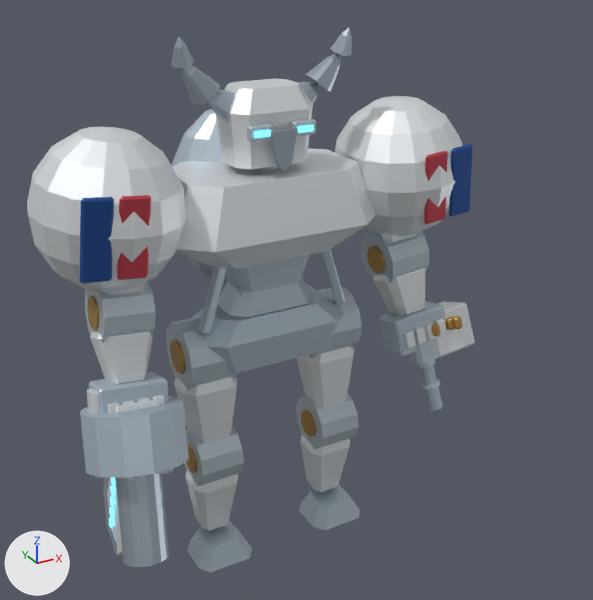
The Blender file out/mech_reference/t01/t01.blend as it was, and as the next commit left it.
One viewpoint serves both versions: a camera (50 mm lens) standing at (-3.9, -7.85, 7.0) and looking at (0.31, -0.19, 3.17). The axes (+X, +Y, +Z) are drawn at lower left. The lights are the same throughout. The first picture is the older version. Both versions are drawn at frame 31 of the action 't01:light:elbow_l'; the numbers are the values there.

The first picture shows 'Giant white ball shoulder', 'Giant white ball shoulder.001', 'Helmet shell', 'Independent flexible lumbar waist', 'Mechanical joint collar.001', 'Pelvic armored saddle', 'Revolver axe cannon bore', 'Right revolver six chamber drum', 'Russian blue shoulder band', 'Single anatomical limb shell.004', 'Single anatomical limb shell.006', 'Thoracic armor shell' and 59 more.
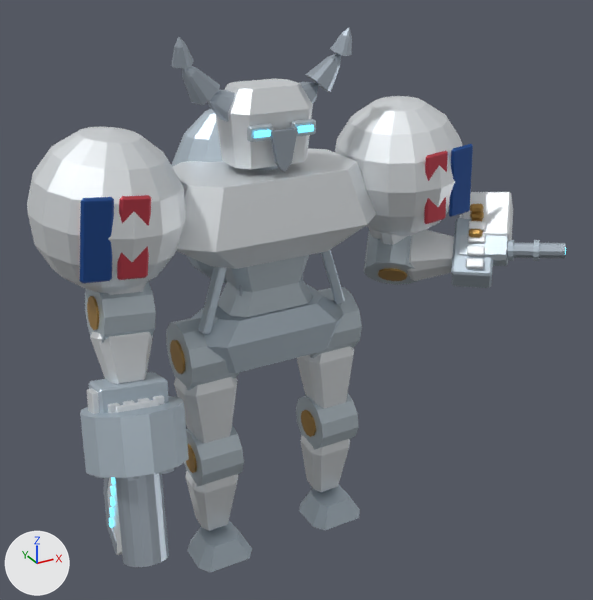
ob_elbow_l is not drawn itself; it is the parent of ob_wrist_l, ob_exposed_load_bearing_piston_003, ob_single_anatomical_limb_shell_003, ob_mechanical_joint_collar_003, ob_joint_axle_cap_003.

Patch to the scene script:
```diff
--- a/out/mech_reference/t01/t01.blend.py
+++ b/out/mech_reference/t01/t01.blend.py
@@ ob_elbow_l @@
 ob_elbow_l.location = (0.0, -0.1, -0.95)
-ob_elbow_l.rotation_euler = (-0.3, 0.0, 0.0)  # degrees (-17, 0, 0)
+ob_elbow_l.rotation_euler = (-1.576, -0.699, 0.833)  # degrees (-90, -40, 48)
```

Pixel boxes [x1, y1, x2, y2] of what changed, in the pictures (593 x 600 px):
'Single anatomical limb shell.003', turned
    before: [373, 268, 425, 316]
    after: [407, 229, 454, 281]
'Armored palm.001', turned
    before: [379, 301, 446, 357]
    after: [451, 218, 493, 288]
'Mechanical joint collar.003', turned
    before: [361, 231, 429, 283]
    after: [364, 230, 419, 285]
'Left belt feed ammunition box', turned
    before: [435, 301, 475, 357]
    after: [462, 192, 513, 240]
'Light weapon receiver', turned
    before: [409, 316, 439, 364]
    after: [459, 235, 508, 266]
'Light weapon open bore', turned
    before: [419, 365, 443, 410]
    after: [507, 243, 565, 259]
'Joint axle cap.003', turned
    before: [367, 246, 385, 274]
    after: [378, 268, 407, 281]
'Closed weapon grip finger.004', turned
    before: [404, 331, 416, 349]
    after: [466, 258, 484, 269]
'Closed weapon grip finger.005', turned
    before: [414, 327, 426, 345]
    after: [467, 246, 485, 256]
'Closed weapon grip finger.007', turned
    before: [435, 319, 447, 337]
    after: [469, 221, 486, 231]
'Weapon cooling collar.001', turned
    before: [421, 379, 440, 390]
    after: [533, 240, 540, 261]
'Machine gun feed belt link.006', turned
    before: [452, 316, 463, 329]
    after: [470, 204, 484, 213]
'Closed weapon grip finger.006', turned
    before: [426, 323, 437, 341]
    after: [468, 234, 485, 243]
'Weapon cooling collar', turned
    before: [416, 359, 436, 368]
    after: [508, 240, 514, 261]
'Machine gun feed belt link', turned
    before: [432, 323, 441, 336]
    after: [469, 229, 482, 238]
'Machine gun feed belt link.005', turned
    before: [446, 317, 455, 330]
    after: [470, 212, 484, 219]
'Machine gun feed belt link.004', turned
    before: [445, 320, 448, 330]
    after: [471, 219, 482, 221]
